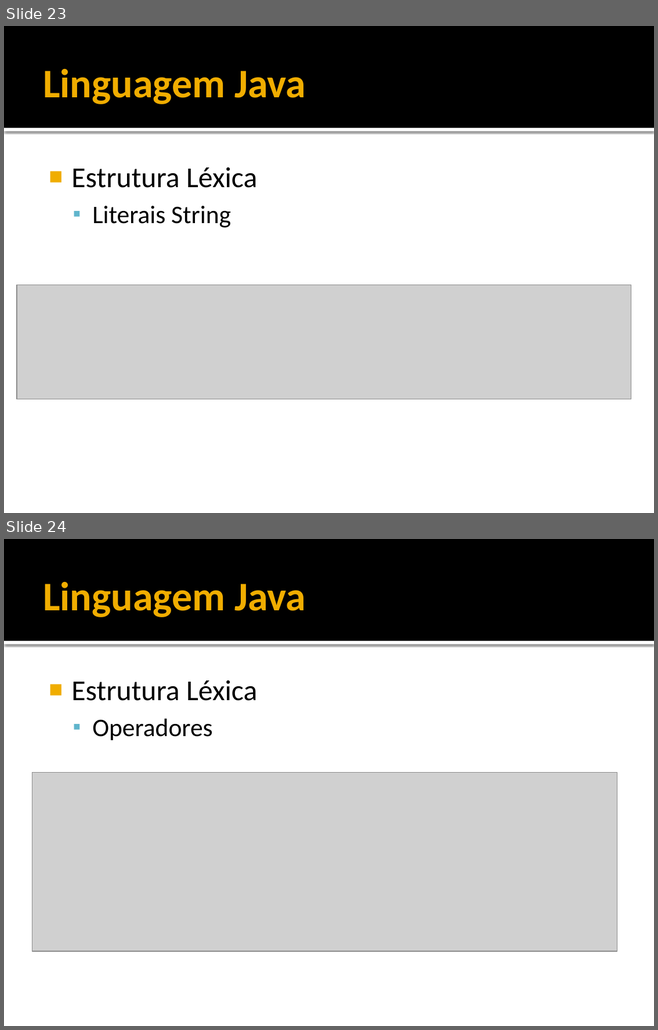
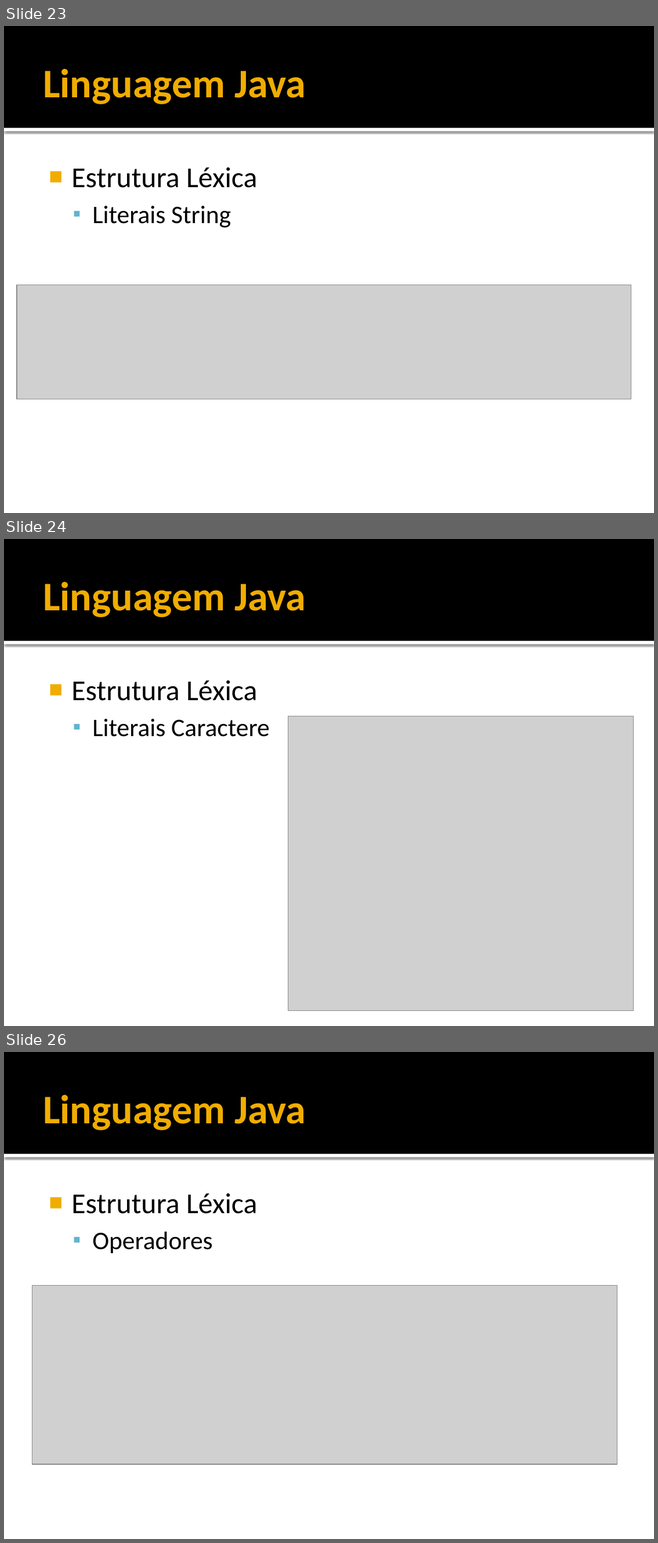
Before and after one commit to filosofisto/cpb-treinamento, a slide deck: Fundamentos/Fundamentos - Java Basico.pptx. Shown one above the other, each under a label of ours: slides 23 and 24 before the commit, slides 23, 24 and 26 after it; the slides between them are not shown. The pictures are 658x1030 and 658x1543 pixels, drawn with LibreOffice and Linux fonts; fonts in the diff are those of the drawing; grey boxes stand for pictures. Boxes give left, top, right and bottom in pixels: in the first picture for what was removed or moved away, otherwise in the second. Text is boxed around its words. In the diff, an @@ line names an element or a change of style, - is before the commit and + after.

```diff
--- a/Fundamentos/Fundamentos - Java Basico.pptx
+++ b/Fundamentos/Fundamentos - Java Basico.pptx
@@ slide 24 added at box(4, 539, 654, 1026), background #FFFFFF; not listed: 2 template elements that a slide beside it also shows @@
@@ title added at box(43, 582, 306, 617), 45 pt, text #F0AD00, bold @@
+Linguagem Java
@@ text added at box(71, 680, 270, 737), 28 pt, text #000000 @@
+■ Estrutura Léxica
+  ▪ Literais Caractere
@@ picture added at box(288, 716, 633, 1011) @@
@@ what was slide 24 is now slide 26 @@
```
Also in this commit, not shown: 2 slides changed, 1 other slide added, 2 other files.
